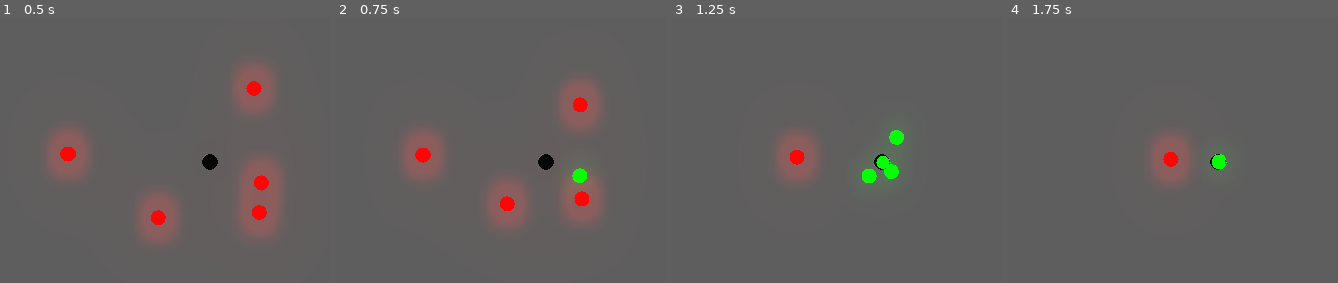
Above: before the commit, frames 1-4 (left to right).
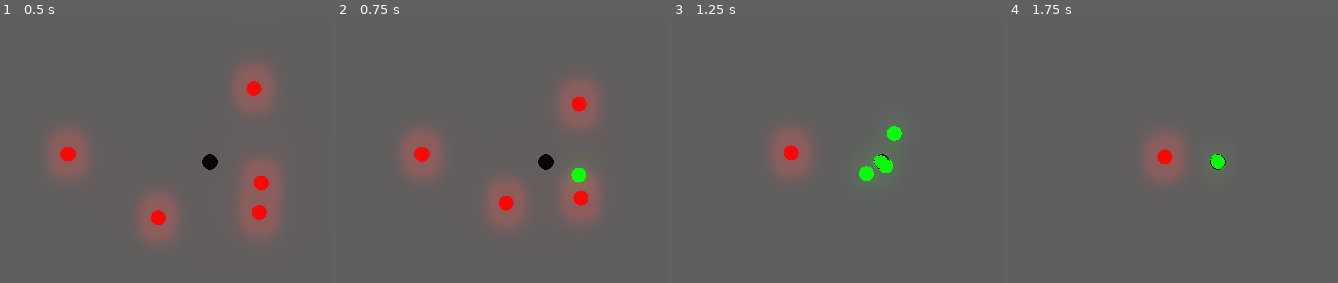
Above: after the commit, the same moments.

Repository: Gibitop/ITMO-GameJam
Game: Godot game, scene res://Scenes/main_scene.tscn
The game is run twice, just before and just after one commit, with the same random seed, the same clock (stepped at 60 frames per second) and the same inputs.
Inputs:
- Up to frame 1 (0.5 s): no input
- Up to frame 2 (0.75 s): tap Enter at 0.5 s; tap Q at 0.6 s
- Up to frame 3 (1.25 s): no input
- Up to frame 4 (1.75 s): tap Q at 1.35 s

Frame 1 is identical in both runs. In frame 2, 0.2% of the frame differs, in the area x 23-77%, y 29-73%; in frame 3, 0.7%, in the area x 33-71%, y 40-63%; in frame 4, 0.3%.

Commit message:
dash on Q button

Diff:
--- a/Scripts/main_scene.gd
+++ b/Scripts/main_scene.gd
@@ -15,6 +15,11 @@
 # Called every frame. 'delta' is the elapsed time since the previous frame.
 func _process(delta):
 	pass
+
+func _input(event):
+	if event is InputEventKey:
+		if event.get_scancode_with_modifiers() == KEY_Q:
+			player.dash(enemies[randi() % len(enemies)])
 
 # Spawns player on pos
 func spawn_player(pos:Vector3):
